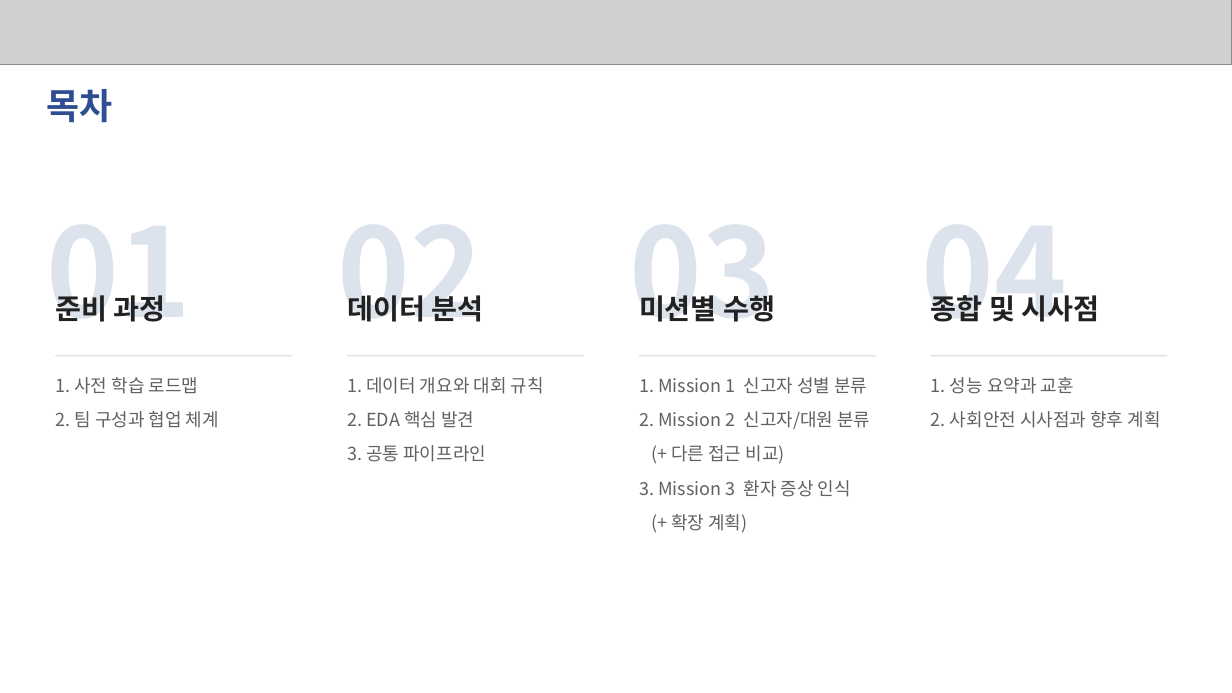
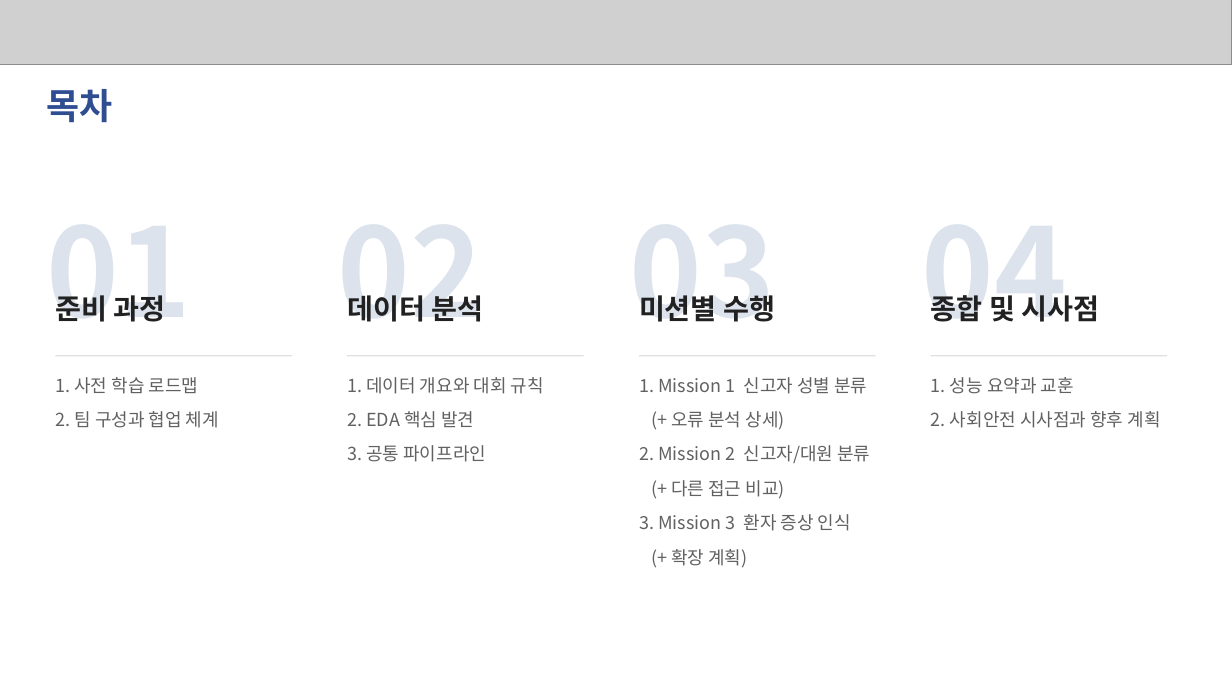
Before and after one commit to eigensinn-dcc2026/prelim, a slide deck: slide 3 of ppt/DCC2026_예선_결과정리.pptx. Drawn at 1232x693 pixels with LibreOffice and Linux fonts; fonts in the diff are those of the drawing; grey boxes stand for pictures. Boxes give left, top, right and bottom in pixels: in the first picture for what was removed or moved away, otherwise in the second. Text is boxed around its words. In the diff, an @@ line names an element or a change of style, - is before the commit and + after.

```diff
--- a/ppt/DCC2026_예선_결과정리.pptx
+++ b/ppt/DCC2026_예선_결과정리.pptx
@@ text at [671, 411, 785, 430]: paragraph added @@
+(+ 오류 분석 상세)
```
Also in this commit, not shown: 9 other slides changed, 2 slides added, 1 other file.
